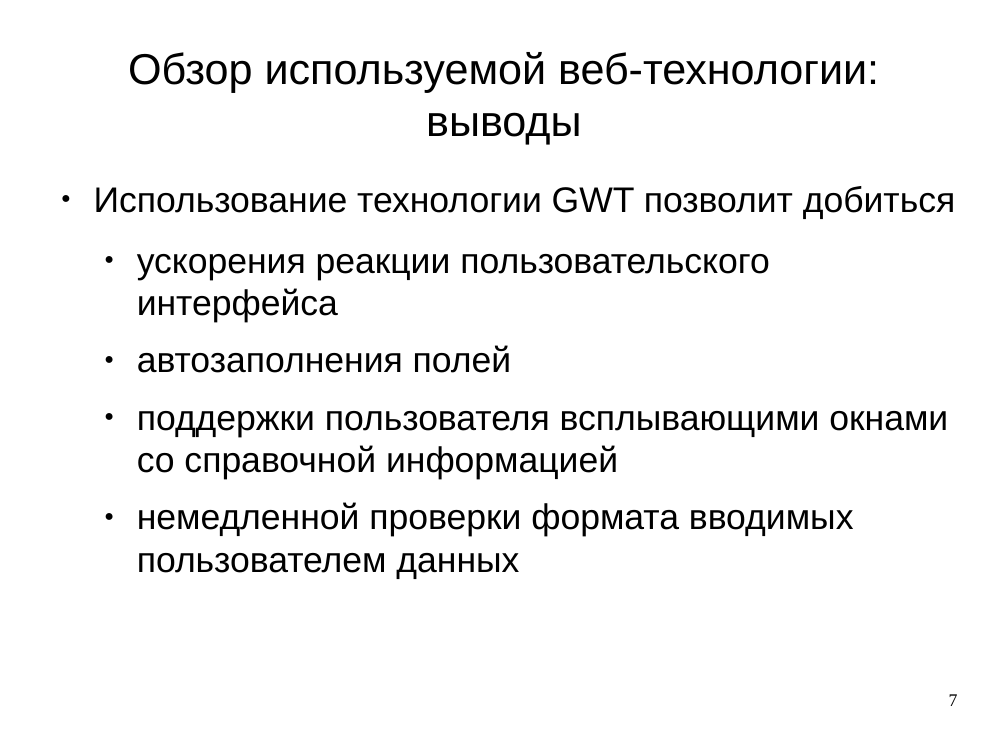
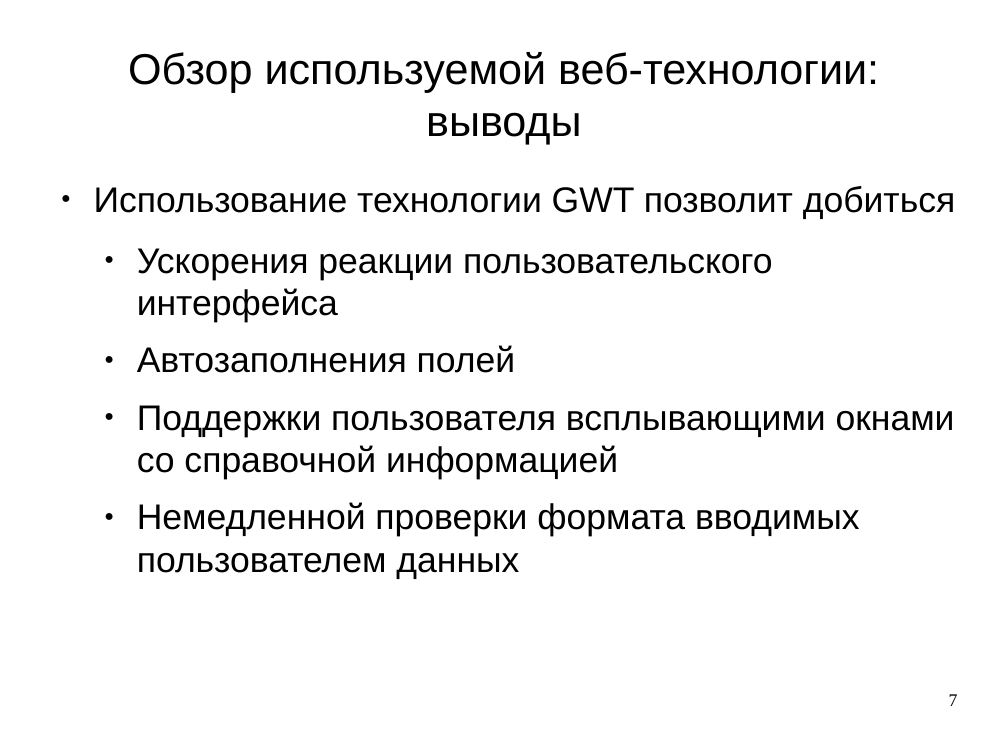
Before and after one commit to aeremenok/a-team-777, a slide deck: slide 7 of diploma/eav/diploma/demo.odp. Drawn at 1008x756 pixels with LibreOffice and Linux fonts; fonts in the diff are those of the drawing. Boxes give left, top, right and bottom in pixels: in the first picture for what was removed or moved away, otherwise in the second. Text is boxed around its words. In the diff, an @@ line names an element or a change of style, - is before the commit and + after.

```diff
--- a/diploma/eav/diploma/demo.odp
+++ b/diploma/eav/diploma/demo.odp
@@ text at box(137, 248, 955, 579): text changed @@
-  ● ускорения реакции пользовательского интерфейса
-  ● автозаполнения полей
-  ● поддержки пользователя всплывающими окнами со справочной информацией
-  ● немедленной проверки формата вводимых пользователем данных
+  ● Ускорения реакции пользовательского интерфейса
+  ● Автозаполнения полей
+  ● Поддержки пользователя всплывающими окнами со справочной информацией
+  ● Немедленной проверки формата вводимых пользователем данных
```
Also in this commit, not shown: 2 other slides changed, 1 other file.
